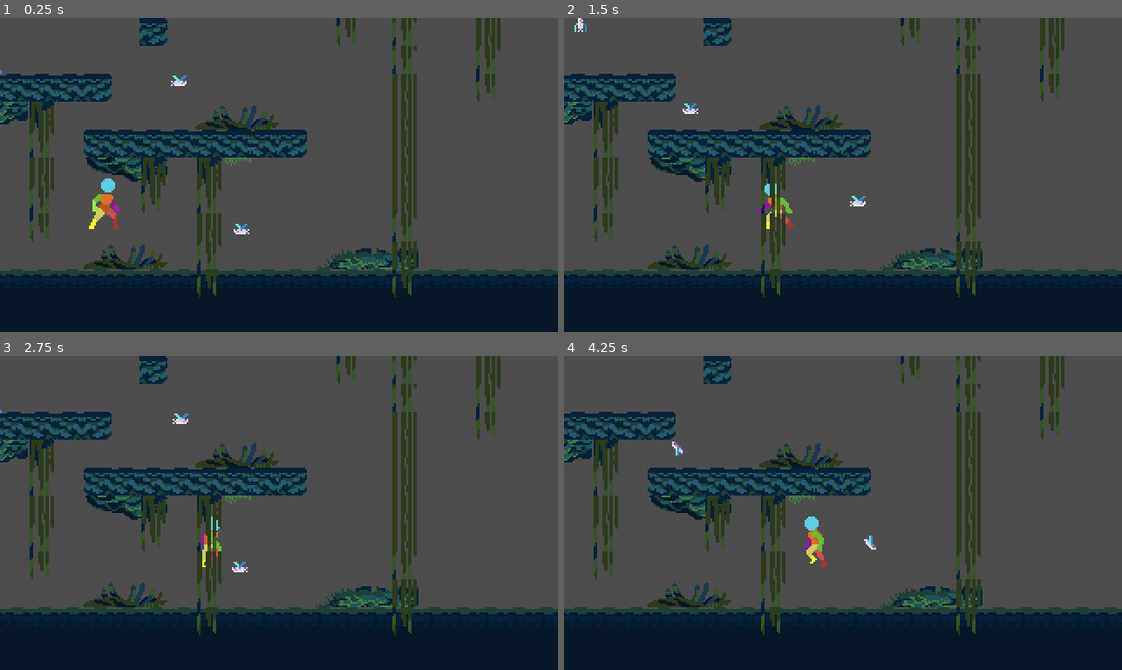
Above: before the commit, frames 1-4 (two rows, left to right).
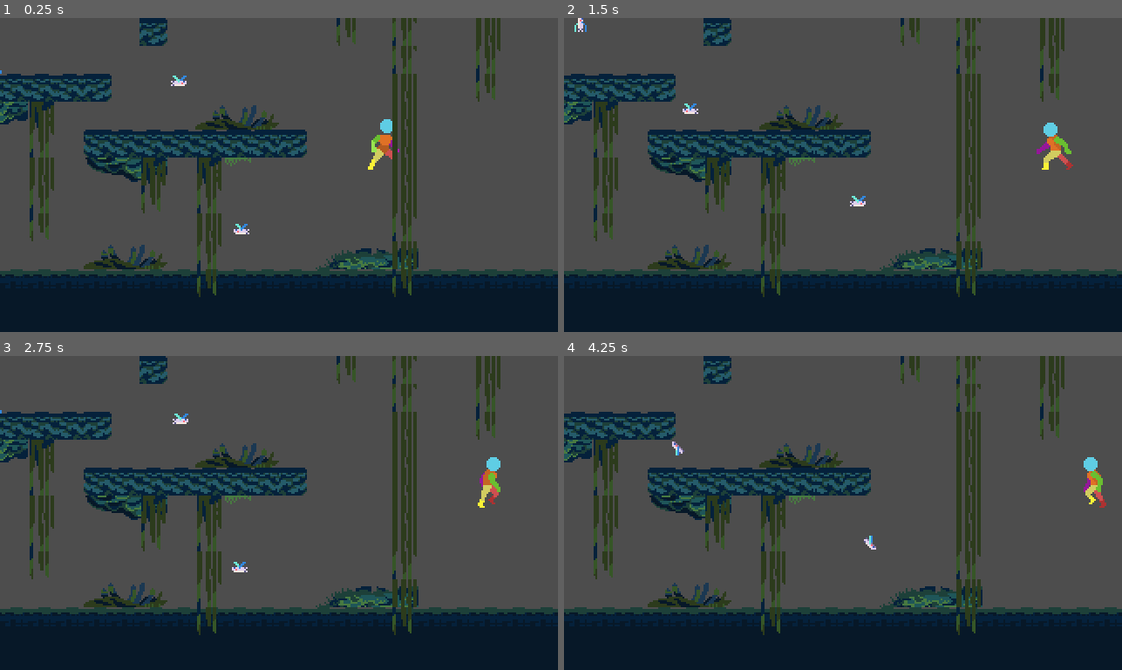
Above: after the commit, the same moments.

Repository: wickworks/jellyfishquarium
Game: Godot game, scene res://main.tscn
Two runs of this game, one before a commit and one after it. Both use one fixed random seed, a clock stepped at 60 frames per second and the inputs below.
Inputs (mouse positions are in pixels of both pictures, inside the frame that each line leads up to):
- Up to frame 1 (0.25 s): no input
- Up to frame 2 (1.5 s): tap Enter (ui_accept) at 0.5, 0.77 s; move the mouse to (965, 159) at 0.52 s; hold D (Move right) 0.53-1.28 s; move the mouse to (731, 190) at 1.27 s; hold A (Move left) from 1.28 s (still down)
- Up to frame 3 (2.75 s): tap Enter (ui_accept) at 1.52 s; move the mouse to (334, 443) at 2.02 s; release A (Move left) at 2.03 s; hold D (Move right) from 2.03 s (still down)
- Up to frame 4 (4.25 s): move the mouse to (815, 575) at 2.77 s; tap Enter (ui_accept) at 3.02, 3.77 s; move the mouse to (1010, 560) at 3.52 s; release D (Move right) at 3.53 s; hold A (Move left) from 3.53 s (still down)

The runs differ from the first frame. In frame 1, 0.8% of the frame differs, in the area x 15-72%, y 32-68%; in frame 2, 0.7%; in frame 3, 0.5%; in frame 4, 0.7%.

Commit message:
colliding

Diff:
--- a/entity/player.gd
+++ b/entity/player.gd
@@ -1,4 +1,4 @@
-extends Node2D
+extends CharacterBody2D
 
 
 # Called when the node enters the scene tree for the first time.
@@ -15,7 +15,6 @@
 
 
 var move_x := 0.0
-var speed: Vector2 = Vector2(0, 0)
 
 func _approach(value: float, target: float, amount: float) -> float:
 	if value < target:
@@ -43,12 +42,14 @@
 				$AnimationPlayer.stop()
 				$AnimationPlayer.play("idle")
 
-	if absf(speed.x) > MAX_RUN && signf(speed.x) == move_x:
-		speed.x = _approach(speed.x, MAX_RUN * move_x, RUN_REDUCE * delta)
+	if absf(velocity.x) > MAX_RUN && signf(velocity.x) == move_x:
+		velocity.x = _approach(velocity.x, MAX_RUN * move_x, RUN_REDUCE * delta)
 	else:
-		speed.x = _approach(speed.x, MAX_RUN * move_x, RUN_ACCEL * delta)
+		velocity.x = _approach(velocity.x, MAX_RUN * move_x, RUN_ACCEL * delta)
 
-	if speed.x != 0:
-		scale.x = signf(speed.x)
+	if velocity.x != 0:
+		$AnimatedSprite2D.scale.x = signf(velocity.x)
 
-	position += speed * delta
+	move_and_slide()
+
+	#position.x = new_x
--- a/entity/player.tscn
+++ b/entity/player.tscn
@@ -235,10 +235,14 @@
 "walk": SubResource("Animation_qipkf")
 }
 
-[node name="Player" type="Node2D"]
+[sub_resource type="RectangleShape2D" id="RectangleShape2D_pmw5g"]
+size = Vector2(14, 30)
+
+[node name="Player" type="CharacterBody2D"]
 script = ExtResource("1_ap0cw")
 
 [node name="AnimatedSprite2D" type="AnimatedSprite2D" parent="."]
+position = Vector2(1, 0)
 sprite_frames = SubResource("SpriteFrames_cvlfg")
 animation = &"idle"
 
@@ -248,3 +252,7 @@
 "": SubResource("AnimationLibrary_igl3l")
 }
 autoplay = "idle"
+
+[node name="CollisionShape2D" type="CollisionShape2D" parent="."]
+position = Vector2(0, 1)
+shape = SubResource("RectangleShape2D_pmw5g")
--- a/main.tscn
+++ b/main.tscn
@@ -9,7 +9,7 @@
 script = ExtResource("1_csyl4")
 
 [node name="Player" parent="." instance=ExtResource("2_54jki")]
-position = Vector2(61, 105)
+position = Vector2(220, 71)
 
 [node name="Map" type="Node2D" parent="."]
 
Not shown: 1 places in entity/player.tscn that only renumber resources
